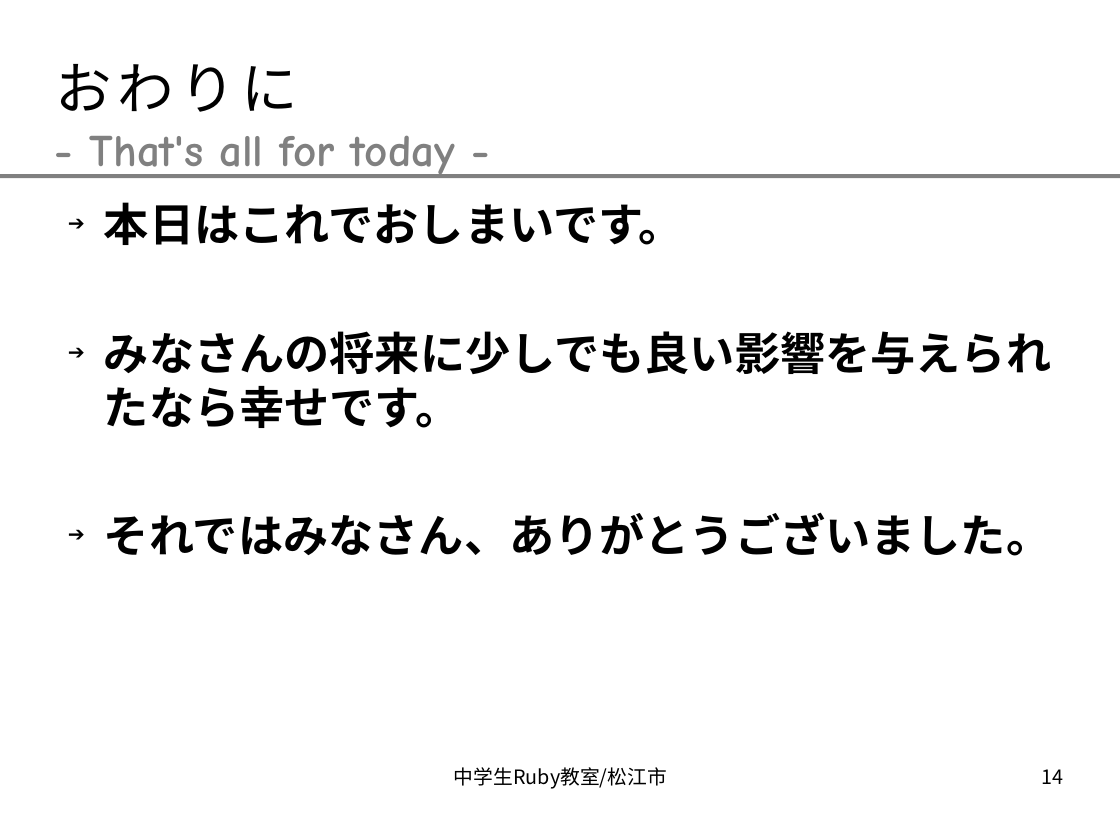
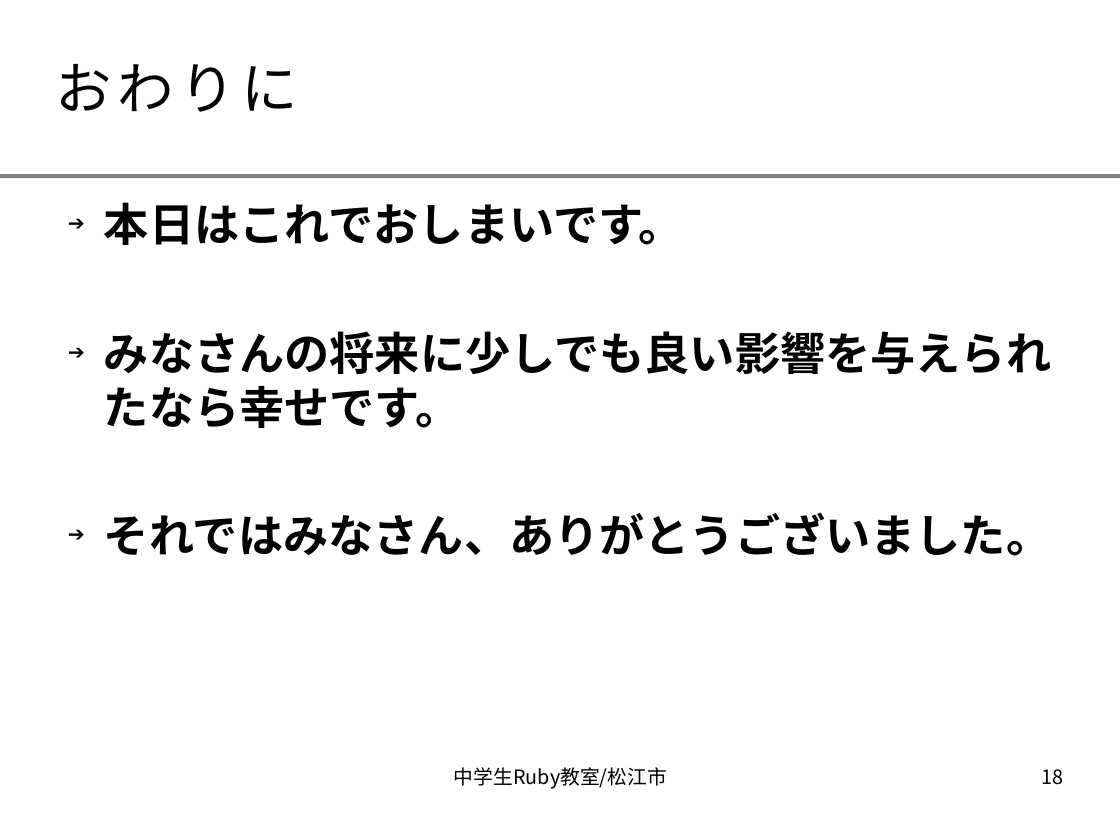
Before and after one commit to smalruby/ruby-school-mjh, a slide deck: slide 18 of mac/doc/text.odp (slide 14 before the commit). Drawn at 1120x840 pixels with LibreOffice and Linux fonts; fonts in the diff are those of the drawing; background and template pictures are left out. Boxes give left, top, right and bottom in pixels: in the first picture for what was removed or moved away, otherwise in the second. Text is boxed around its words. In the diff, an @@ line names an element or a change of style, - is before the commit and + after.

```diff
--- a/mac/doc/text.odp
+++ b/mac/doc/text.odp
@@ text removed at bbox=[90, 135, 455, 178] @@
-- That's all for today -
@@ page number at bbox=[1042, 769, 1064, 785]: text changed @@
-14
+18
```
Also in this commit, not shown: 9 other slides changed, 9 slides added, 4 slides removed.
